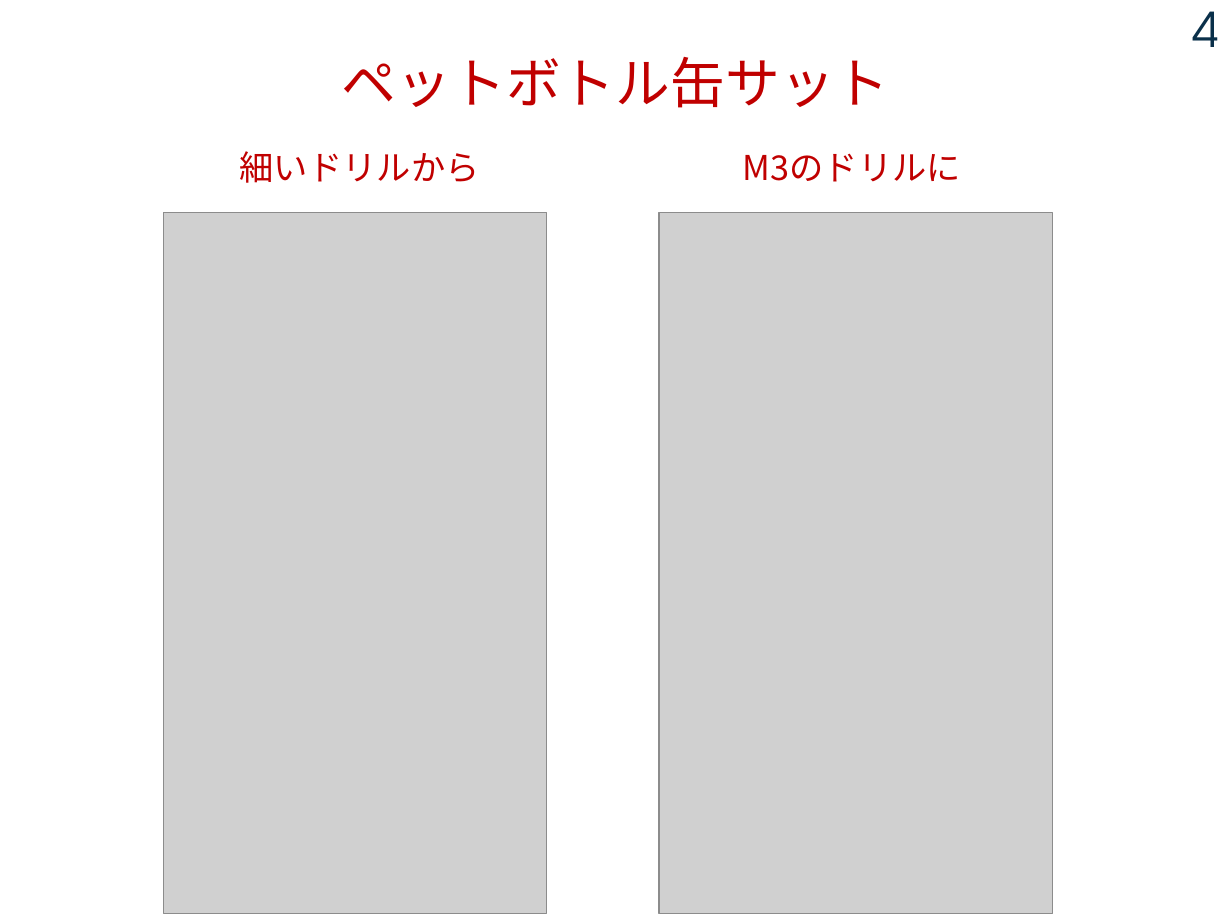
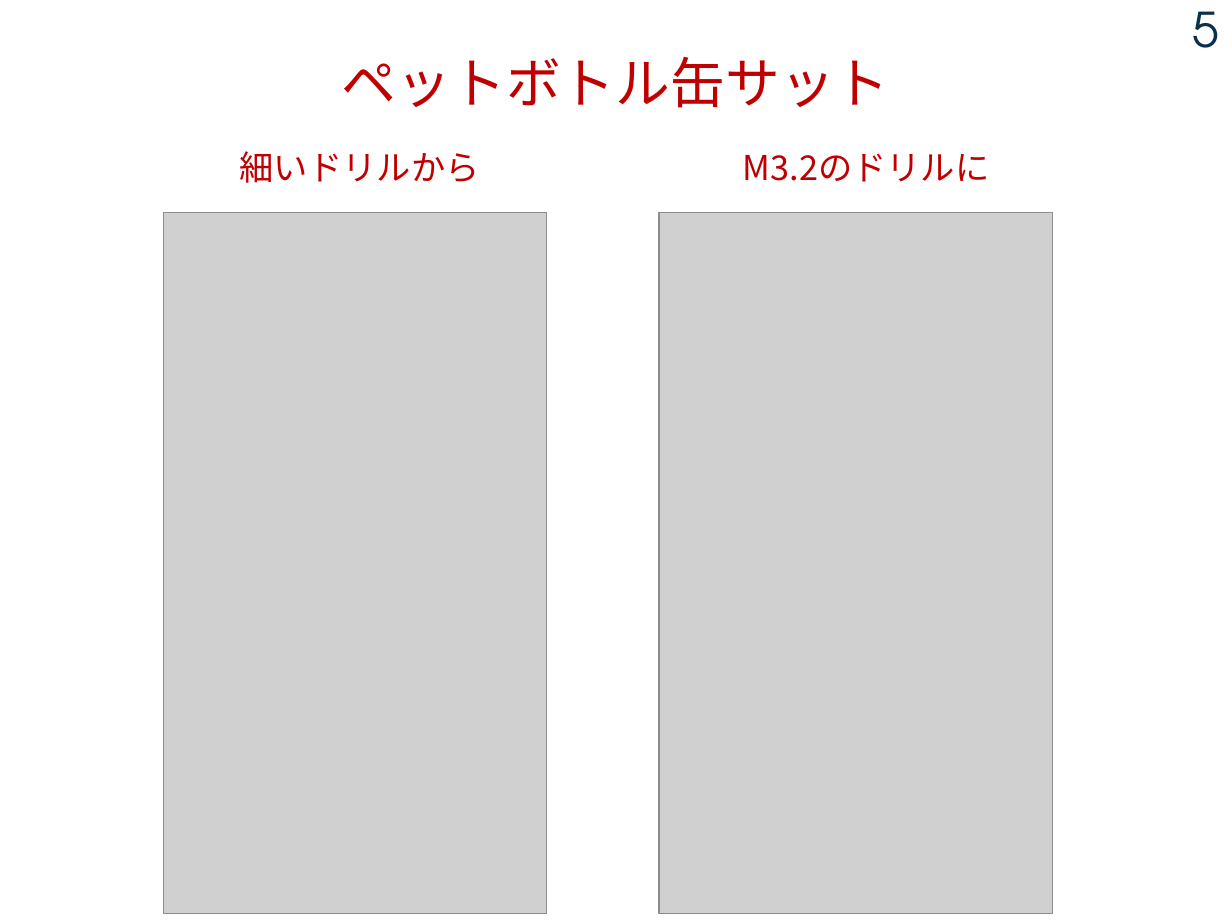
Before and after one commit to tarosay/cansat2026_Sample, a slide deck: slide 5 of Documents/2026_07_02_ペットボトル缶サットを作ろう.pptx (slide 4 before the commit). Drawn at 1232x924 pixels with LibreOffice and Linux fonts; fonts in the diff are those of the drawing; grey boxes stand for pictures. Boxes give left, top, right and bottom in pixels: in the first picture for what was removed or moved away, otherwise in the second. Text is boxed around its words. In the diff, an @@ line names an element or a change of style, - is before the commit and + after.

```diff
--- a/Documents/2026_07_02_ペットボトル缶サットを作ろう.pptx
+++ b/Documents/2026_07_02_ペットボトル缶サットを作ろう.pptx
@@ page number at [1192,11,1219,48]: text changed @@
-4
+5
@@ text at [743,153,990,182]: text changed @@
-M3のドリルに
+M3.2のドリルに
```
Also in this commit, not shown: 5 other slides changed, 2 slides added, 2 slides removed, 1 other file.
